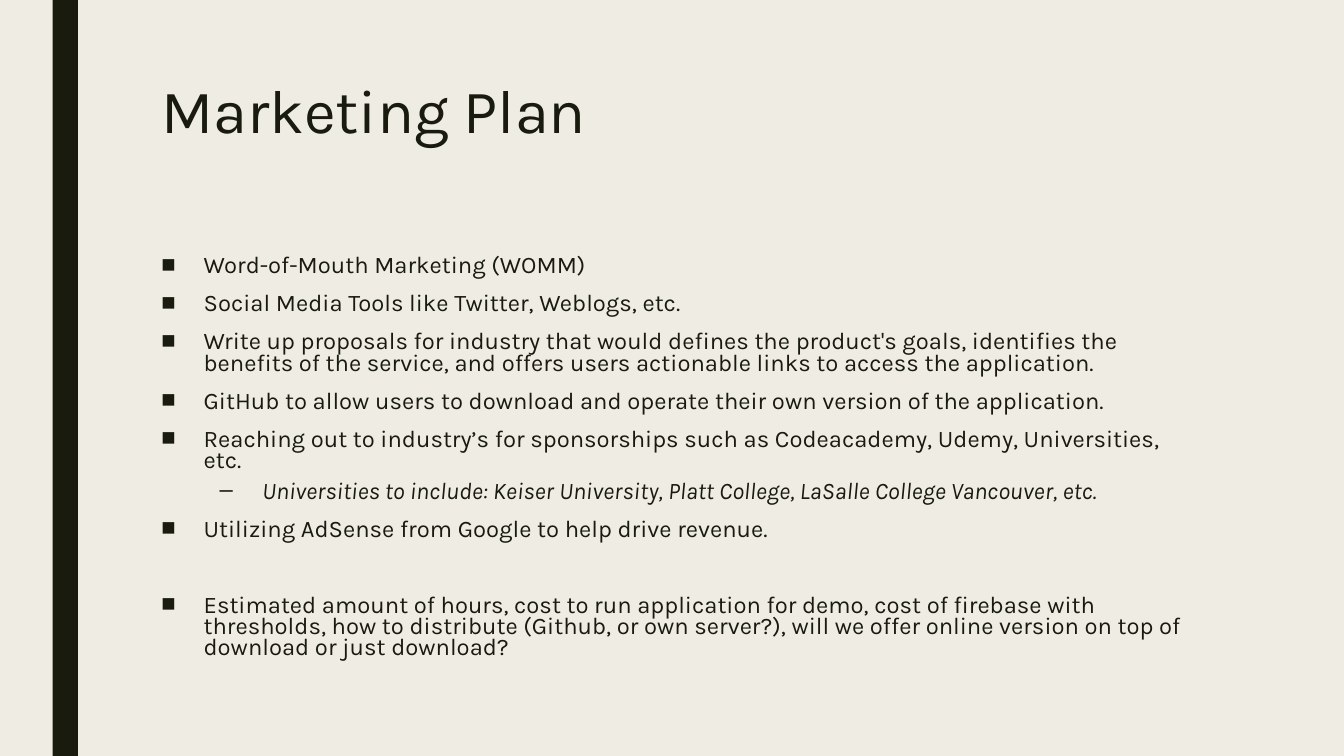
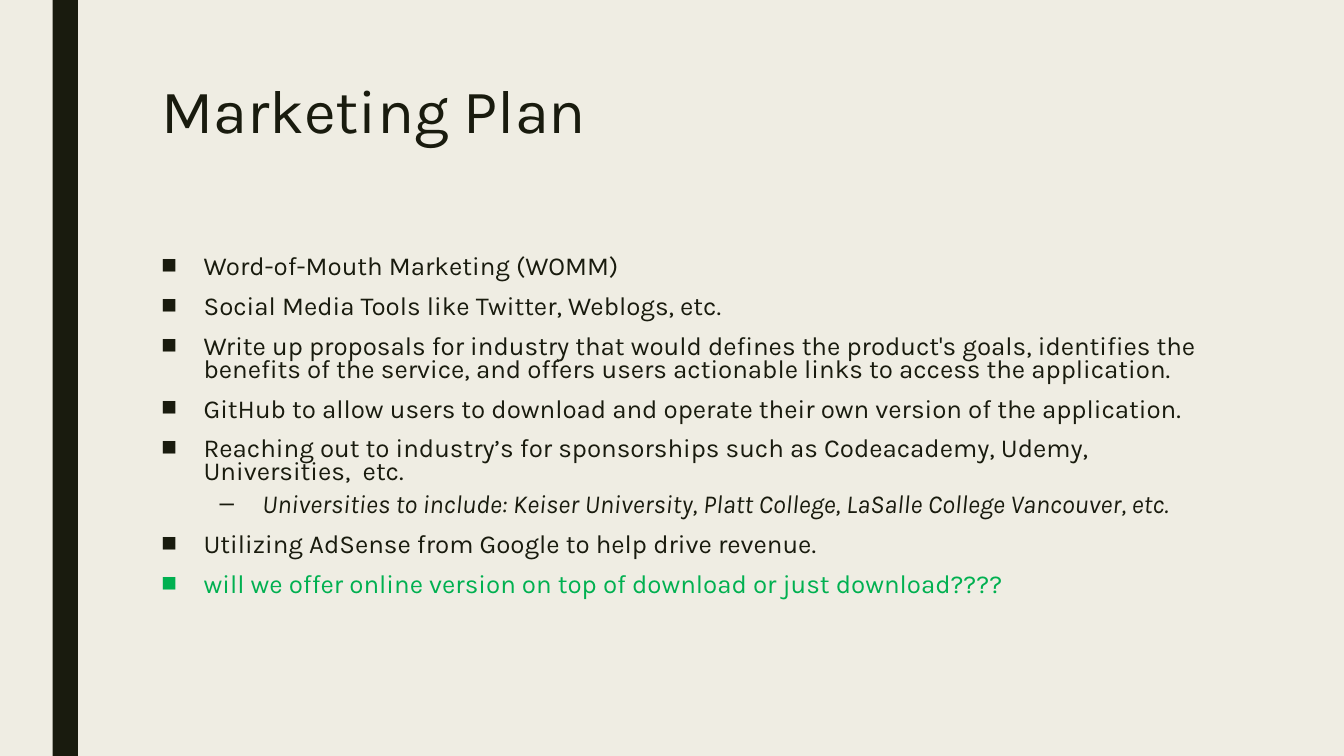
Before and after one commit to codeDeck-Learning-Tools/codeDeck, a slide deck: slide 8 of powerpoint/codeDeck.pptx. Drawn at 1344x756 pixels with LibreOffice and Linux fonts; fonts in the diff are those of the drawing. Boxes give left, top, right and bottom in pixels: in the first picture for what was removed or moved away, otherwise in the second. Text is boxed around its words. In the diff, an @@ line names an element or a change of style, - is before the commit and + after.

```diff
--- a/powerpoint/codeDeck.pptx
+++ b/powerpoint/codeDeck.pptx
@@ text at [204, 256, 1196, 560]: size 17 to 18.5 pt in "Word-of-Mouth Marketing (WOMM)", "Social Media Tools like Twitter, Weblogs, etc.", "Write up proposals for industry that would ...", "GitHub to allow users to download and ..." and 3 more places @@
@@ text at [204, 575, 1002, 600]: text changed; size 17 to 18.5 pt; text colour #191B0E to #00B050 @@
-■ Estimated amount of hours, cost to run application for demo, cost of firebase with thresholds, how to distribute (Github, or own server?), will we offer online version on top of download or just download?
+■ will we offer online version on top of download or just download????
```
Also in this commit, not shown: 4 other slides changed, 1 slide added, 1 other file.
